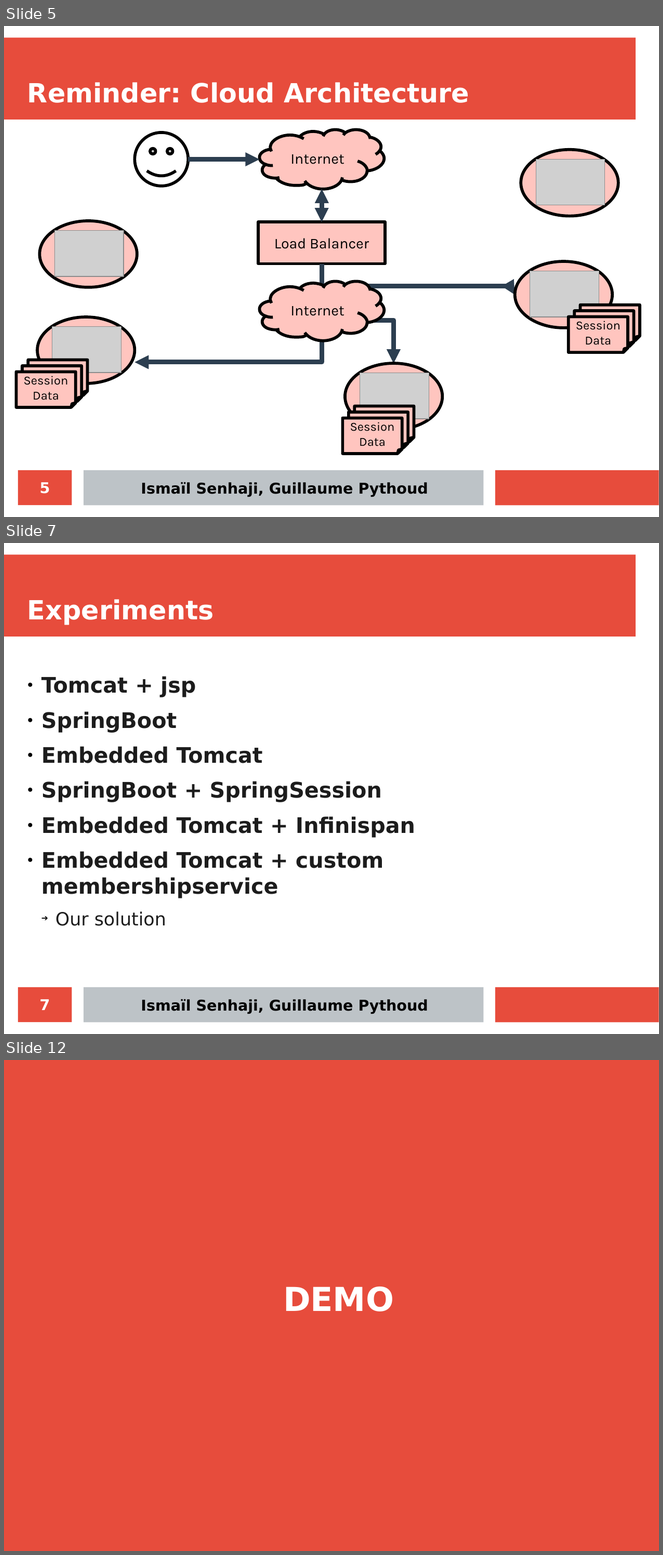
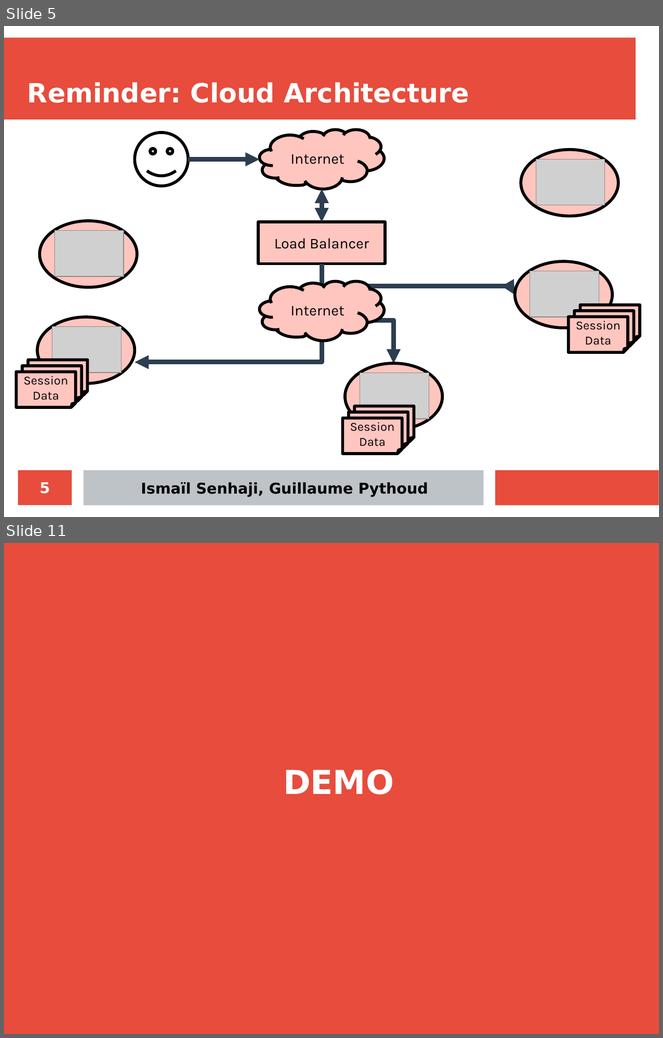
Before and after one commit to iSma/tomcat-in-the-cloud, a slide deck: docs/final-presentation/final_presentation.odp. Shown one above the other, each under a label of ours: slides 5, 7 and 12 before the commit, slides 5 and 11 after it; the slides between them are not shown. The pictures are 663x1555 and 663x1038 pixels, drawn with LibreOffice and Linux fonts; fonts in the diff are those of the drawing; grey boxes stand for pictures. Boxes give left, top, right and bottom in pixels: in the first picture for what was removed or moved away, otherwise in the second. Text is boxed around its words. In the diff, an @@ line names an element or a change of style, - is before the commit and + after.

```diff
--- a/docs/final-presentation/final_presentation.odp
+++ b/docs/final-presentation/final_presentation.odp
@@ slide 7 removed at bbox=[4, 543, 659, 1034], background #FFFFFF; not listed: 3 template elements that a slide beside it also shows @@
@@ title removed at bbox=[27, 599, 214, 625] @@
-Experiments
@@ text removed at bbox=[41, 676, 415, 926] @@
-● Tomcat + jsp
-● SpringBoot
-● Embedded Tomcat
-● SpringBoot + SpringSession
-● Embedded Tomcat + Infinispan
-● Embedded Tomcat + custom membershipservice
-  ➔ Our solution
@@ page number removed at bbox=[18, 988, 72, 1023] @@
-7
@@ text removed at bbox=[141, 1000, 428, 1014] @@
-Ismaïl Senhaji, Guillaume Pythoud
@@ what was slide 12 is now slide 11 @@
```
Also in this commit, not shown: 9 slides changed, 2 other slides removed.
